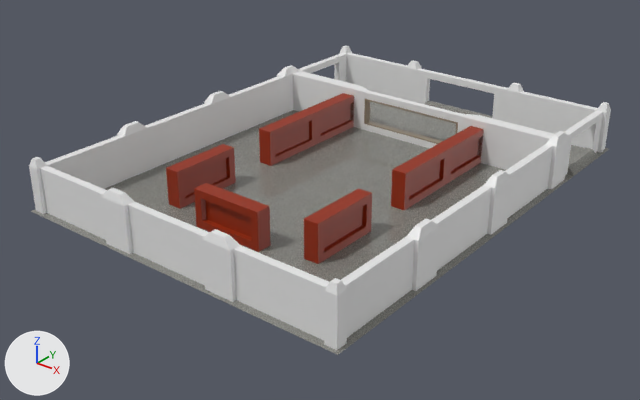
Before and after pictures for a commit that changed the glTF model models/Building.glb.
One viewpoint serves both versions: a camera (50 mm lens) standing at (41.3, -118.3, 49.1) and looking at (-24.6, -35.9, -2.0). Arrows for +X, +Y and +Z are at lower left; the lights stay in place. Objects named as collision shapes, trigger or cutter boxes, shadow casters or lower levels of detail are left out. Where no turn or scale is listed for an object, it has been applied to the vertices. Vertices at the same position are counted once.

Names of what the first picture shows: 'Barricade', 'Barricade_inner', 'FlooringExternal', 'FlooringExternal.001', 'Walling', 'Walling.001', 'Walling.002', 'Walling.003', 'Walling.005', 'Walling.007', 'Walling.012'.
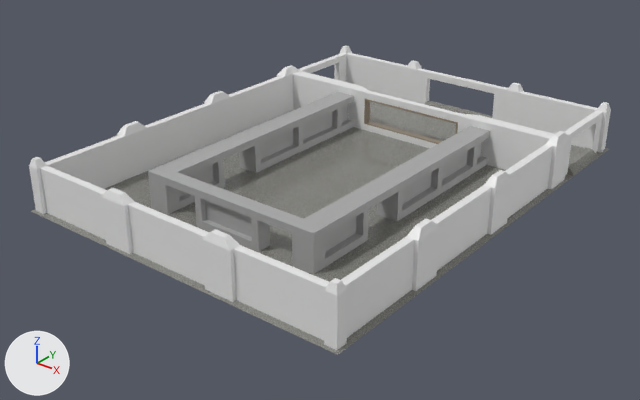
Patch to the scene script:
```diff
--- a/models/Building.glb.py
+++ b/models/Building.glb.py
@@ mat_material @@
 mat_material = principled_material('Material')
-mat_material.base_color = (0.3, 0.0218, 0.0)  # brown #952900
+mat_material.base_color = (0.4, 0.4, 0.4)  # grey #aaaaaa
@@ me_cube_016 @@
 # used by ob_walling_012; location = (-24.0, -53.0, 1.0)
-me_cube_016.from_pydata(...)  # 64 vertices, 126 faces; spans x -5.0..5.0, y -1.0..1.0, z -1.0..4.0
+me_cube_016.from_pydata(...)  # 480 vertices, 1032 faces; spans x -13.0..13.0, y -1.0..37.0, z -1.0..4.0
+# me_cube_016 part 1: 416 vertices added at x -13.0..13.0, y -1.0..37.0, z -1.0..4.0
 me_cube_016.materials.append(mat_material)
@@ ob_walling @@
-ob_walling = bpy.data.objects.new('Walling', me_cube_001)
-ob_walling.location = (-13.0, -20.0, 1.0)
@@ ob_walling_001 @@
-ob_walling_001 = bpy.data.objects.new('Walling.001', me_cube_005)
-ob_walling_001.location = (-13.0, -30.0, 1.0)
@@ ob_walling_002 @@
-ob_walling_002 = bpy.data.objects.new('Walling.002', me_cube_006)
-ob_walling_002.location = (-35.0, -20.0, 1.0)
@@ ob_walling_003 @@
-ob_walling_003 = bpy.data.objects.new('Walling.003', me_cube_007)
-ob_walling_003.location = (-35.0, -30.0, 1.0)
@@ ob_walling_005 @@
-ob_walling_005 = bpy.data.objects.new('Walling.005', me_cube_009)
-ob_walling_005.location = (-13.0, -47.0, 1.0)
@@ ob_walling_007 @@
-ob_walling_007 = bpy.data.objects.new('Walling.007', me_cube_011)
-ob_walling_007.location = (-35.0, -47.0, 1.0)
```

Where the change shows, as pixel boxes (x1, y1, x2, y2) in the pictures (640 x 400 px):
'Walling.012', recoloured, reshaped (340% wider, 161% taller)
    before: (194, 183, 271, 252)
    after: (148, 92, 490, 274)
'Walling.005', deleted (brown)
    before: (304, 188, 372, 264)
'Walling.007', deleted (brown)
    before: (166, 144, 236, 209)
'Walling.001', deleted (brown)
    before: (391, 145, 449, 210)
'Walling.003', deleted (brown)
    before: (259, 109, 316, 166)
'Walling', deleted (brown)
    before: (437, 126, 483, 183)
'Walling.002', deleted (brown)
    before: (307, 93, 354, 144)
part 1 of me_cube_016, added
    after: (148, 92, 490, 274)
